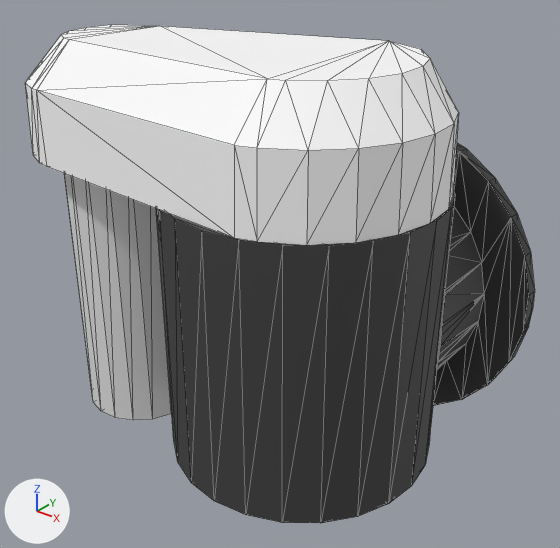
An edit to the COLLADA model nextage_description/urdf/meshes/HEAD_JOINT0_Link_mesh.dae, drawn before and after from the same camera.
Both versions are drawn from a 50 mm lens placed at (0.0687, 0.4775, 0.0639), pointed at (-0.0081, 0.5736, 0.0044). Lighting does not change. The marker at lower left points along +X, +Y and +Z. Mesh edges are drawn as thin lines. Where no turn or scale is listed for an object, it has been applied to the vertices.

In view in the first picture: 'HEAD_JOINT0_Link'.
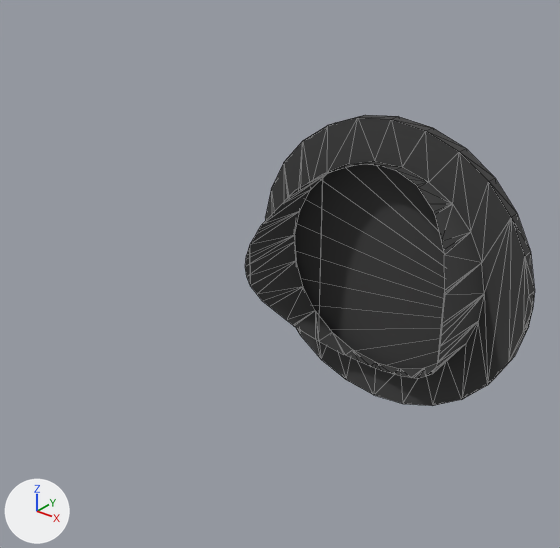
Patch to the scene script:
```diff
--- a/nextage_description/urdf/meshes/HEAD_JOINT0_Link_mesh.dae.py
+++ b/nextage_description/urdf/meshes/HEAD_JOINT0_Link_mesh.dae.py
@@ mat_blinn20 @@
+mat_blinn20 = principled_material('blinn20')
+mat_blinn20.base_color = (0.0513, 0.0513, 0.0513)  # black #404040
+mat_blinn20.roughness = 0.9
@@ me_head_joint0_link @@
 me_head_joint0_link.from_pydata(...)  # 292 vertices, 493 faces; spans x -0.054..0.029, y 0.5465..0.597, z -0.029..0.043
 # used by ob_head_joint0_link; location = (0.0, 0.0, 0.0)
-me_head_joint0_link.materials.append(mat_m0joinedmaterial__2)  # black #404040
-me_head_joint0_link.materials.append(mat_m1blinn21)  # white #ffffff
-me_head_joint0_link.materials.append(mat_m2blinn23)  # white #e6e6e6
+# me_head_joint0_link part 1: the loose piece of 61 vertices spanning x -0.054..0.0227, y 0.5474..0.5922, z 0.0235..0.043 is deleted
+# me_head_joint0_link part 2: the loose piece of 48 vertices spanning x -0.023..0.023, y 0.5465..0.5925, z -0.0236..0.0235 is deleted
+# me_head_joint0_link part 3: the loose piece of 37 vertices spanning x -0.0492..-0.0273, y 0.5552..0.5771, z -0.0286..0.0295 is deleted
+me_head_joint0_link.materials.append(mat_blinn20)  # black #404040
```

What differs and where, as boxes [x1, y1, x2, y2] in the pictures (560 x 548 px):
'HEAD_JOINT0_Link', reshaped (43% narrower, 41% shorter): before [25, 25, 535, 523]; after [245, 115, 535, 406]
part 1 of me_head_joint0_link, deleted: before [25, 25, 459, 245]
part 2 of me_head_joint0_link, deleted (black): before [156, 193, 455, 523]
part 3 of me_head_joint0_link, deleted: before [64, 173, 171, 420]
